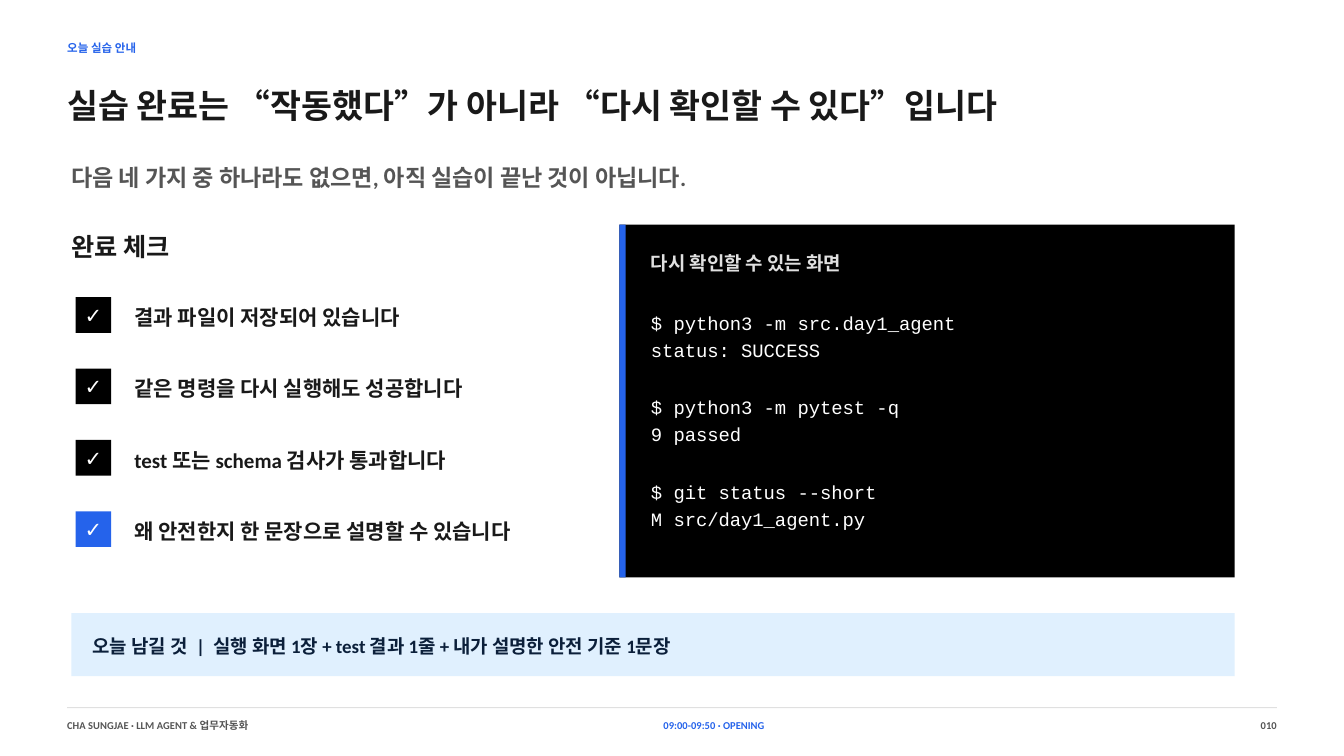
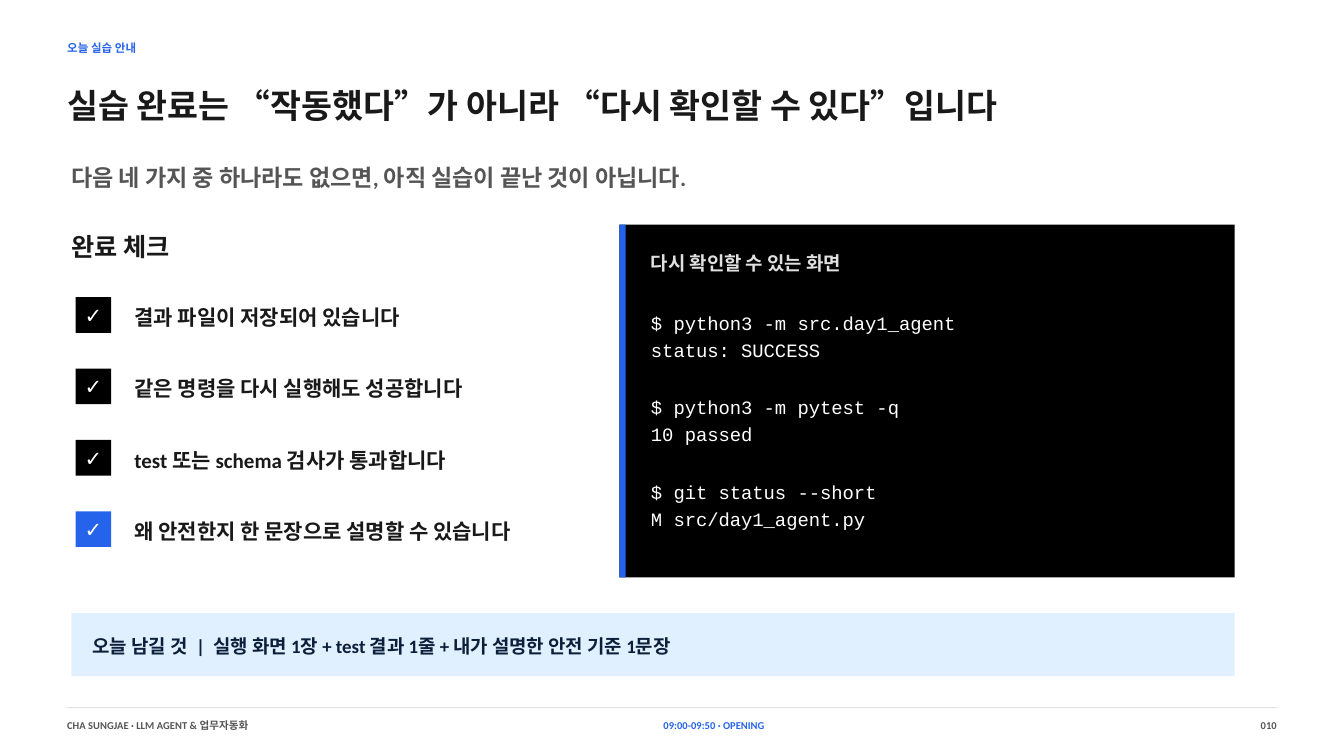
Before and after one commit to smilesjcha/llm-agent-and-workflow-automation, a slide deck: slide 10 of slides/IPA_LLM_Agent_업무자동화_Day1_2026-08-23_MUSINSA_PARTS_270p.pptx. Drawn at 1344x756 pixels with LibreOffice and Linux fonts; fonts in the diff are those of the drawing. Boxes give left, top, right and bottom in pixels: in the first picture for what was removed or moved away, otherwise in the second. Text is boxed around its words. In the diff, an @@ line names an element or a change of style, - is before the commit and + after.

```diff
--- a/slides/IPA_LLM_Agent_업무자동화_Day1_2026-08-23_MUSINSA_PARTS_270p.pptx
+++ b/slides/IPA_LLM_Agent_업무자동화_Day1_2026-08-23_MUSINSA_PARTS_270p.pptx
@@ text at (x1=651, y1=428, x2=753, y2=445): text changed @@
-9 passed
+10 passed
```
Also in this commit, not shown: 14 other slides changed, 15 other files.
